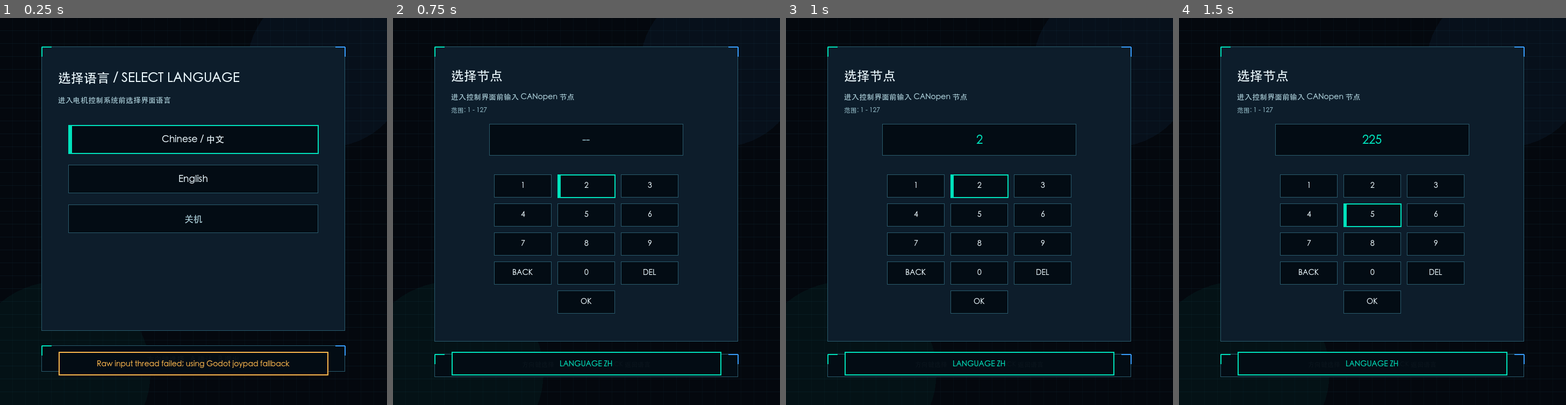
Above: before the commit, frames 1-4 (left to right).
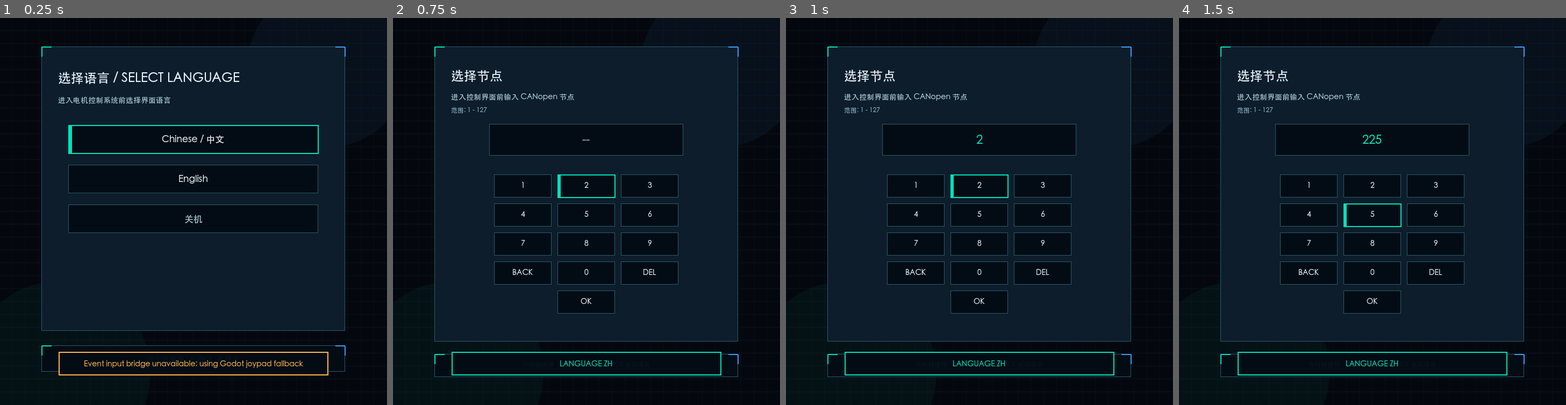
Above: after the commit, the same moments.

Repository: bobilovenn-cmd/Game-boy
Game: Godot game, scene res://scenes/main.tscn
Two runs of this game, one before a commit and one after it. Both use one fixed random seed, a clock stepped at 60 frames per second and the inputs below.
Inputs:
- Up to frame 1 (0.25 s): no input
- Up to frame 2 (0.75 s): tap Enter at 0.5 s; hold Right from 0.53 s (still down); tap Tab at 0.6 s
- Up to frame 3 (1 s): keep holding Right; tap Space at 0.77 s
- Up to frame 4 (1.5 s): tap Space at 1.25 s; release Right at 1.28 s; hold Down from 1.28 s (still down); tap Enter at 1.35 s

The runs differ from the first frame. In frame 1, 0.5% of the frame differs, in the area x 21-79%, y 88-91%; in frame 2, nothing differs; in frame 3, nothing differs; in frame 4, nothing differs.

Commit message:
增强RGB30界面安全确认与协议校验

Diff:
--- a/godot_terminal/scripts/app/app_bootstrap.gd
+++ b/godot_terminal/scripts/app/app_bootstrap.gd
@@ -35,6 +35,6 @@
 		return {"ok": true}
 	return {
 		"ok": false,
-		"message": "Raw input thread failed; using Godot joypad fallback",
+		"message": "Event input bridge unavailable; using Godot joypad fallback",
 		"kind": "warn",
 	}
--- a/godot_terminal/scripts/app/app_modules.gd
+++ b/godot_terminal/scripts/app/app_modules.gd
@@ -29,6 +29,7 @@
 const ConnectionState = preload("res://scripts/models/connection_state.gd")
 const OtaState = preload("res://scripts/models/ota_state.gd")
 const StatusState = preload("res://scripts/models/status_state.gd")
+const ConfirmationState = preload("res://scripts/models/confirmation_state.gd")
 
 # Input
 const InputRouter = preload("res://scripts/input/input_router.gd")
--- a/godot_terminal/scripts/controllers/page_command_controller.gd
+++ b/godot_terminal/scripts/controllers/page_command_controller.gd
@@ -43,7 +43,14 @@
 	var object_index = int(item[1])
 	var sub_index = int(item[2])
 	if name_key == "cfg_save_eeprom":
-		return _send(Protocol.sdo_write(node_id, object_index, sub_index, 0x65766173), "Save EEPROM")
+		return {
+			"event": "confirm_required",
+			"message_key": "confirm_save_eeprom",
+			"confirmed_action": _send(
+				Protocol.sdo_write(node_id, object_index, sub_index, 0x65766173),
+				"Save EEPROM"
+			),
+		}
 	var result_msg = "Reading 0x%s..." % _hex(object_index)
 	return {
 		"event": "send",
@@ -70,10 +77,14 @@
 			}
 		4:
 			return {
-				"event": "send",
-				"message": Protocol.ota_flash(node_id),
-				"ui_message": "Flash command sent",
-				"ota_log": "Flash command sent",
+				"event": "confirm_required",
+				"message_key": "confirm_ota_flash",
+				"confirmed_action": {
+					"event": "send",
+					"message": Protocol.ota_flash(node_id),
+					"ui_message": "Flash command sent",
+					"ota_log": "Flash command sent",
+				},
 			}
 	return {}
 
--- a/godot_terminal/scripts/controllers/runtime_controller.gd
+++ b/godot_terminal/scripts/controllers/runtime_controller.gd
@@ -24,6 +24,8 @@
 		for raw in udp_client.poll_text_packets():
 			var data = Protocol.parse(raw)
 			_record_can_row(raw, data, can_log)
+			if not Protocol.is_valid_inbound(data):
+				continue
 			connection.mark_received(now)
 			events.append(message_dispatcher.handle(data, selected_node_id, motor, ota))
 
--- a/godot_terminal/scripts/main.gd
+++ b/godot_terminal/scripts/main.gd
@@ -38,7 +38,8 @@
 var connection = Modules.ConnectionState.new()      # UDP连接运行状态
 var ota = Modules.OtaState.new()                    # OTA升级状态
 var status = Modules.StatusState.new()              # 状态提示
-var raw_input = Modules.RawInputReader.new()        # /dev/input/js0读取器
+var confirmation = Modules.ConfirmationState.new()  # 危险操作确认
+var raw_input = Modules.RawInputReader.new()        # 本机 event 输入桥接收器
 var input_router = Modules.InputRouter.new()        # 统一输入事件路由
 
 var result_msg = ""                         # SDO读取结果
@@ -169,6 +170,18 @@
 
 
 func _handle_action(action: String) -> void:
+	if confirmation.is_active():
+		if action == "estop":
+			pass # Safety action always bypasses modal confirmation.
+		elif action == "confirm":
+			_apply_confirmed_action(confirmation.consume())
+			return
+		elif action == "back" or action == "language_select":
+			confirmation.cancel()
+			_set_status(_t("confirm_cancelled"), "warn")
+			return
+		else:
+			return
 	var result = interaction.resolve(
 		action,
 		app_session,
@@ -191,7 +204,7 @@
 func _apply_interaction_event(result: Dictionary) -> void:
 	match str(result.get("event", "")):
 		"shutdown":
-			OS.execute("poweroff", [])
+			_request_confirmation("confirm_shutdown", {"event": "shutdown_confirmed"})
 		"language_selected":
 			node_selector.reset()
 			_set_status("LANGUAGE %s" % app_session.ui_lang.to_upper())
@@ -278,6 +291,11 @@
 	if command.has("ota_log"):
 		_log_ota(str(command.get("ota_log", "")))
 	match str(command.get("event", "")):
+		"confirm_required":
+			_request_confirmation(
+				str(command.get("message_key", "")),
+				command.get("confirmed_action", {})
+			)
 		"send":
 			_send(
 				str(command.get("message", "")),
@@ -408,6 +426,7 @@
 
 func _draw_status_overlay() -> void:
 	Modules.AppChrome.draw_status_overlay(self, font, status)
+	Modules.AppChrome.draw_confirmation(self, font, Callable(self, "_t"), confirmation)
 
 
 func _draw_footer() -> void:
@@ -439,3 +458,18 @@
 
 func _log_ota(message: String) -> void:
 	ota.add_log(message)
+
+
+func _request_confirmation(message_key: String, action: Dictionary) -> void:
+	confirmation.arm(message_key, action, Time.get_ticks_msec())
+
+
+func _apply_confirmed_action(action: Dictionary) -> void:
+	match str(action.get("event", "")):
+		"shutdown_confirmed":
+			var output: Array = []
+			var code = OS.execute("poweroff", [], output, true, false)
+			if code != 0:
+				_set_status("Shutdown failed: %d" % code, "error")
+		"send":
+			_apply_page_command(action)
--- /dev/null
+++ b/godot_terminal/scripts/models/confirmation_state.gd
@@ -0,0 +1,33 @@
+extends RefCounted
+
+const DEFAULT_TIMEOUT_MSEC := 5000
+
+var message_key := ""
+var action: Dictionary = {}
+var deadline_msec := 0
+
+
+func arm(key: String, confirmed_action: Dictionary, now: int, timeout_msec: int = DEFAULT_TIMEOUT_MSEC) -> void:
+	message_key = key
+	action = confirmed_action.duplicate(true)
+	deadline_msec = now + timeout_msec
+
+
+func cancel() -> void:
+	message_key = ""
+	action.clear()
+	deadline_msec = 0
+
+
+func is_active(now: int = Time.get_ticks_msec()) -> bool:
+	if deadline_msec > 0 and now > deadline_msec:
+		cancel()
+	return message_key != "" and not action.is_empty()
+
+
+func consume(now: int = Time.get_ticks_msec()) -> Dictionary:
+	if not is_active(now):
+		return {}
+	var confirmed = action.duplicate(true)
+	cancel()
+	return confirmed
--- a/godot_terminal/scripts/protocol.gd
+++ b/godot_terminal/scripts/protocol.gd
@@ -7,6 +7,13 @@
 class_name Protocol
 
 const CommandSchema = preload("res://scripts/protocol/command_schema.gd")
+const INBOUND_COMMANDS = {
+	"ack": true,
+	"can_log": true,
+	"motor_status": true,
+	"ota_status": true,
+	"sdo_read_result": true,
+}
 
 static var _seq_counter = 0
 
@@ -117,13 +124,24 @@
 
 
 static func parse(data: String) -> Dictionary:
-	var parsed = JSON.parse_string(data)
-	if typeof(parsed) == TYPE_DICTIONARY:
-		return parsed
+	var parser = JSON.new()
+	if parser.parse(data) == OK and typeof(parser.data) == TYPE_DICTIONARY:
+		return parser.data
 	return {
 		"cmd": "unknown",
 		"error": "json_parse_failed",
 	}
+
+
+static func is_valid_inbound(data: Dictionary) -> bool:
+	if data.has("error"):
+		return false
+	var cmd = str(data.get("cmd", ""))
+	if not INBOUND_COMMANDS.has(cmd):
+		return false
+	if data.has("payload") and typeof(data["payload"]) != TYPE_DICTIONARY:
+		return false
+	return true
 
 
 static func payload(data: Dictionary) -> Dictionary:
--- a/godot_terminal/scripts/screens/app_chrome.gd
+++ b/godot_terminal/scripts/screens/app_chrome.gd
@@ -13,6 +13,7 @@
 const TAB_GAP: float = 14.0
 const STATUS_OVERLAY_RECT := Rect2(110, 622, 500, 42)
 const FOOTER_RECT := Rect2(14, 670, 692, 36)
+const CONFIRM_RECT := Rect2(90, 250, 540, 190)
 const PANEL_CORNER_LENGTH: float = 18.0
 const ACTION_RAIL_SIDE_PADDING: float = 14.0
 const ACTION_RAIL_TOP_OFFSET: float = 48.0
@@ -73,6 +74,19 @@
 	draw_text(canvas, font, t.call("footer"), 24, 681, UiTheme.C_DIM, 12)
 
 
+static func draw_confirmation(canvas: CanvasItem, font: Font, t: Callable, confirmation) -> void:
+	if not confirmation.is_active():
+		return
+	canvas.draw_rect(Rect2(Vector2.ZERO, VIEWPORT_SIZE), Color(UiTheme.C_BG, 0.82), true)
+	draw_panel(canvas, CONFIRM_RECT, UiTheme.C_PANEL, UiTheme.C_WARN)
+	draw_text(canvas, font, t.call("confirm_title"), 110, 280, UiTheme.C_WARN, 22,
+		HORIZONTAL_ALIGNMENT_CENTER, 500)
+	draw_text(canvas, font, t.call(confirmation.message_key), 120, 332, UiTheme.C_TEXT, 16,
+		HORIZONTAL_ALIGNMENT_CENTER, 480)
+	draw_text(canvas, font, t.call("confirm_hint"), 120, 386, UiTheme.C_DIM, 14,
+		HORIZONTAL_ALIGNMENT_CENTER, 480)
+
+
 static func draw_action_rail(canvas: CanvasItem, font: Font, t: Callable, rect: Rect2, items: Array, selected_index: int) -> void:
 	draw_panel(canvas, rect, UiTheme.C_PANEL, UiTheme.C_LINE)
 	draw_text(canvas, font, t.call("commands"), rect.position.x + ACTION_RAIL_TITLE_OFFSET, rect.position.y + ACTION_RAIL_TITLE_OFFSET, UiTheme.C_DIM, 14)
--- a/godot_terminal/scripts/screens/ota_screen.gd
+++ b/godot_terminal/scripts/screens/ota_screen.gd
@@ -30,6 +30,7 @@
 	AppChrome.draw_action_rail(canvas, font, t, UiConfig.OTA_ACTION_RAIL_RECT, _texts(t, ota_items.slice(OTA_RAIL_FIRST_INDEX, OTA_RAIL_END_INDEX)), ota_rail_selection)
 	AppChrome.draw_panel(canvas, UiConfig.OTA_TRANSFER_RECT, UiTheme.C_PANEL, UiTheme.C_LINE)
 	AppChrome.draw_text(canvas, font, t.call("transfer_state") % ota.state.to_upper(), 318, 306, UiTheme.C_TEXT, 11)
+	AppChrome.draw_text(canvas, font, t.call("ota_experimental"), 318, 338, UiTheme.C_WARN, 10)
 	_draw_progress_bar(canvas, font, UiConfig.OTA_PROGRESS_RECT, ota.progress, "%d%%  %.1f KB/s" % [ota.progress, ota.speed_kbps])
 	AppChrome.draw_text(canvas, font, t.call("target_dongle"), 318, 446, UiTheme.C_TEXT, 11)
 
--- a/godot_terminal/scripts/settings.gd
+++ b/godot_terminal/scripts/settings.gd
@@ -21,10 +21,6 @@
 const FPS = 30
 const WAVEFORM_HISTORY = 200
 
-# Use "rgb30_raw" for the verified /dev/input/js0 IDs.
-# Use "godot_standard" if Godot reports SDL-normalized joypad buttons.
-const INPUT_PROFILE = "rgb30_raw"
-
 const FIRMWARE_PATHS = [
 	"/storage/firmware.bin",
 	"/storage/update.bin",
--- a/godot_terminal/scripts/ui_text.gd
+++ b/godot_terminal/scripts/ui_text.gd
@@ -13,8 +13,14 @@
 		"language_subtitle": "Choose before entering motor control",
 		"language_zh": "Chinese / 中文",
 		"language_en": "English",
-		"language_shutdown": "Shutdown",
+			"language_shutdown": "Shutdown",
 			"language_hint": "D-PAD select   A confirm   B exit",
+			"confirm_title": "CONFIRM DANGEROUS ACTION",
+			"confirm_hint": "A confirm   B/SELECT cancel   L2 E-STOP",
+			"confirm_shutdown": "Power off the RGB30 now?",
+			"confirm_save_eeprom": "Persist parameters to motor EEPROM?",
+			"confirm_ota_flash": "Flash the selected motor firmware?",
+			"confirm_cancelled": "Action cancelled",
 		"node_title": "SELECT NODE",
 		"node_subtitle": "Enter one CANopen node before opening control UI",
 		"node_range": "Valid range: 1 - 127",
@@ -64,7 +70,8 @@
 		"ota_load": "LOAD FIRMWARE",
 		"ota_send": "SEND TO DONGLE",
 		"ota_verify": "VERIFY MD5",
-		"ota_flash": "FLASH MOTOR",
+			"ota_flash": "FLASH MOTOR",
+			"ota_experimental": "EXPERIMENTAL: UDP transfer has no retransmission",
 		"ota_upload": "UPLOAD MODE",
 		"commands": "COMMANDS",
 		"telemetry": "REAL-TIME TELEMETRY",
@@ -128,8 +135,14 @@
 		"language_subtitle": "进入电机控制系统前选择界面语言",
 		"language_zh": "Chinese / 中文",
 		"language_en": "English",
-		"language_shutdown": "关机",
+			"language_shutdown": "关机",
 			"language_hint": "方向键选择   A 确认   B 退出",
+			"confirm_title": "确认危险操作",
+			"confirm_hint": "A 确认   B/SELECT 取消   L2 急停",
+			"confirm_shutdown": "现在关闭 RGB30？",
+			"confirm_save_eeprom": "将参数永久保存到电机 EEPROM？",
+			"confirm_ota_flash": "刷写所选电机固件？",
+			"confirm_cancelled": "操作已取消",
 		"node_title": "选择节点",
 		"node_subtitle": "进入控制界面前输入 CANopen 节点",
 		"node_range": "范围: 1 - 127",
@@ -179,7 +192,8 @@
 		"ota_load": "加载固件",
 		"ota_send": "发送到网关",
 		"ota_verify": "校验 MD5",
-		"ota_flash": "刷写电机",
+			"ota_flash": "刷写电机",
+			"ota_experimental": "实验功能：UDP 传输尚无丢包重传",
 		"ota_upload": "上传模式",
 		"commands": "命令",
 		"telemetry": "实时遥测",
--- /dev/null
+++ b/godot_terminal/tests/confirmation_state_test.gd
@@ -0,0 +1,17 @@
+extends SceneTree
+
+const ConfirmationState = preload("res://scripts/models/confirmation_state.gd")
+
+
+func _init() -> void:
+	var confirmation = ConfirmationState.new()
+	confirmation.arm("confirm_shutdown", {"event": "shutdown_confirmed"}, 1000, 500)
+	assert(confirmation.is_active(1200))
+	assert(confirmation.consume(1200).get("event") == "shutdown_confirmed")
+	assert(not confirmation.is_active(1200))
+
+	confirmation.arm("confirm_shutdown", {"event": "shutdown_confirmed"}, 1000, 100)
+	assert(not confirmation.is_active(1200))
+	assert(confirmation.consume(1200).is_empty())
+	print("confirmation_state_test: PASS")
+	quit()
--- /dev/null
+++ b/godot_terminal/tests/dangerous_command_test.gd
@@ -0,0 +1,21 @@
+extends SceneTree
+
+const PageCommandController = preload("res://scripts/controllers/page_command_controller.gd")
+
+
+func _init() -> void:
+	var controller = PageCommandController.new()
+	var config_items = [
+		["cfg_save_eeprom", 0x1010, 1, "cfg_persist"],
+	]
+	var save = controller.resolve(1, 0, 2, config_items, null)
+	assert(save.get("event") == "confirm_required")
+	assert(save.get("message_key") == "confirm_save_eeprom")
+	assert(save.get("confirmed_action", {}).get("event") == "send")
+
+	var flash = controller.resolve(2, 4, 2, [], null)
+	assert(flash.get("event") == "confirm_required")
+	assert(flash.get("message_key") == "confirm_ota_flash")
+	assert(flash.get("confirmed_action", {}).get("event") == "send")
+	print("dangerous_command_test: PASS")
+	quit()
--- /dev/null
+++ b/godot_terminal/tests/protocol_validation_test.gd
@@ -0,0 +1,13 @@
+extends SceneTree
+
+const Protocol = preload("res://scripts/protocol.gd")
+
+
+func _init() -> void:
+	assert(Protocol.is_valid_inbound({"cmd": "motor_status", "payload": {}}))
+	assert(Protocol.is_valid_inbound({"cmd": "ack", "payload": {"status": "ok"}}))
+	assert(not Protocol.is_valid_inbound({"cmd": "unknown"}))
+	assert(not Protocol.is_valid_inbound({"cmd": "ack", "payload": "invalid"}))
+	assert(not Protocol.is_valid_inbound(Protocol.parse("{not-json")))
+	print("protocol_validation_test: PASS")
+	quit()
Not shown, added: godot_terminal/scripts/models/confirmation_state.gd.uid
Not shown, added: godot_terminal/tests/confirmation_state_test.gd.uid
Not shown, added: godot_terminal/tests/dangerous_command_test.gd.uid
Not shown, added: godot_terminal/tests/protocol_validation_test.gd.uid
Not shown, changed: godot_terminal/API接口文档.md
Not shown, added: godot_terminal/docs/ESP32_UI_CONTRACT.md
Not shown, added: godot_terminal/tests/run_all.sh
